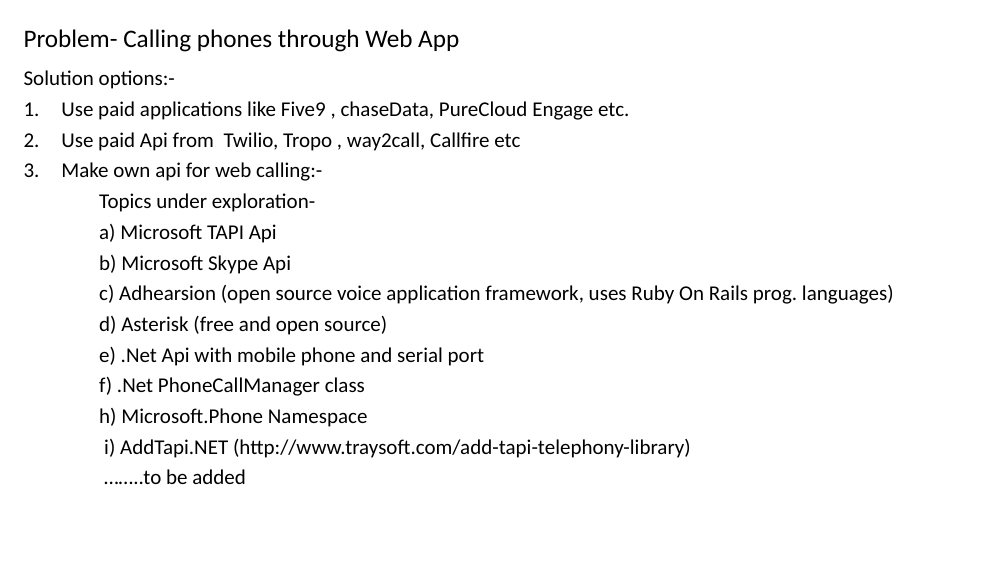
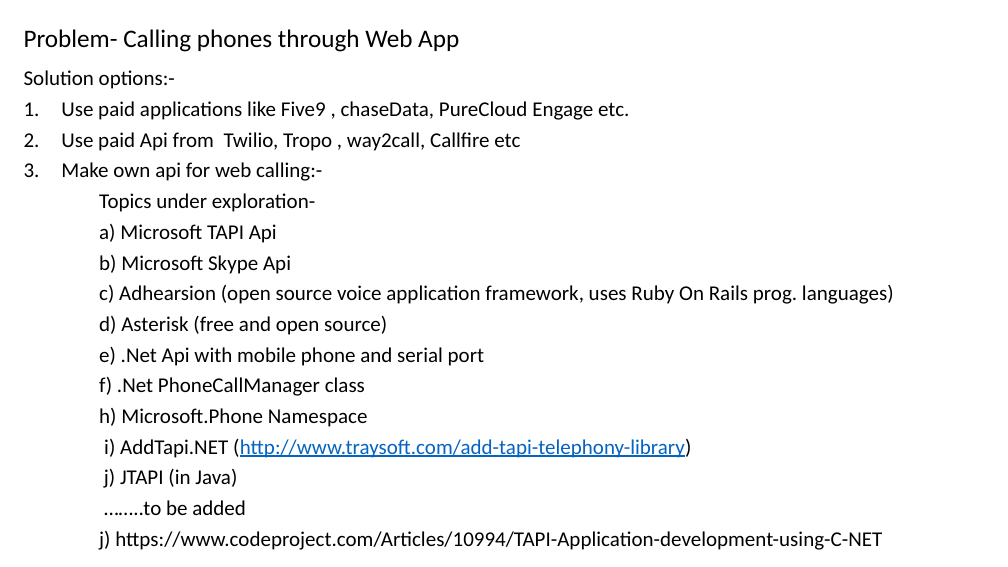
Before and after one commit to Doer1/AutoCaller, a slide deck: slide 1 of Problem1-Calling phones through Web App.pptx. Drawn at 1008x567 pixels with LibreOffice and Linux fonts; fonts in the diff are those of the drawing. Boxes give left, top, right and bottom in pixels: in the first picture for what was removed or moved away, otherwise in the second. Text is boxed around its words. In the diff, an @@ line names an element or a change of style, - is before the commit and + after.

Commit message:
Added TAPI C# and JTAPI
Added TAPI C# and JTAPI

```diff
--- a/Problem1-Calling phones through Web App.pptx
+++ b/Problem1-Calling phones through Web App.pptx
@@ text at (x1=104, y1=439, x2=691, y2=458): text colour #000000 to #0563C1, underline on in "(http://www.traysoft.com/add-tapi-telephony-library)" @@
@@ text at (x1=104, y1=469, x2=237, y2=488): paragraph added @@
+j) JTAPI (in Java)
@@ text at (x1=99, y1=531, x2=882, y2=550): paragraph added @@
+j) https://www.codeproject.com/Articles/10994/TAPI-Application-development-using-C-NET
```
Also in this commit, not shown: 2 slides added, 1 other file.
